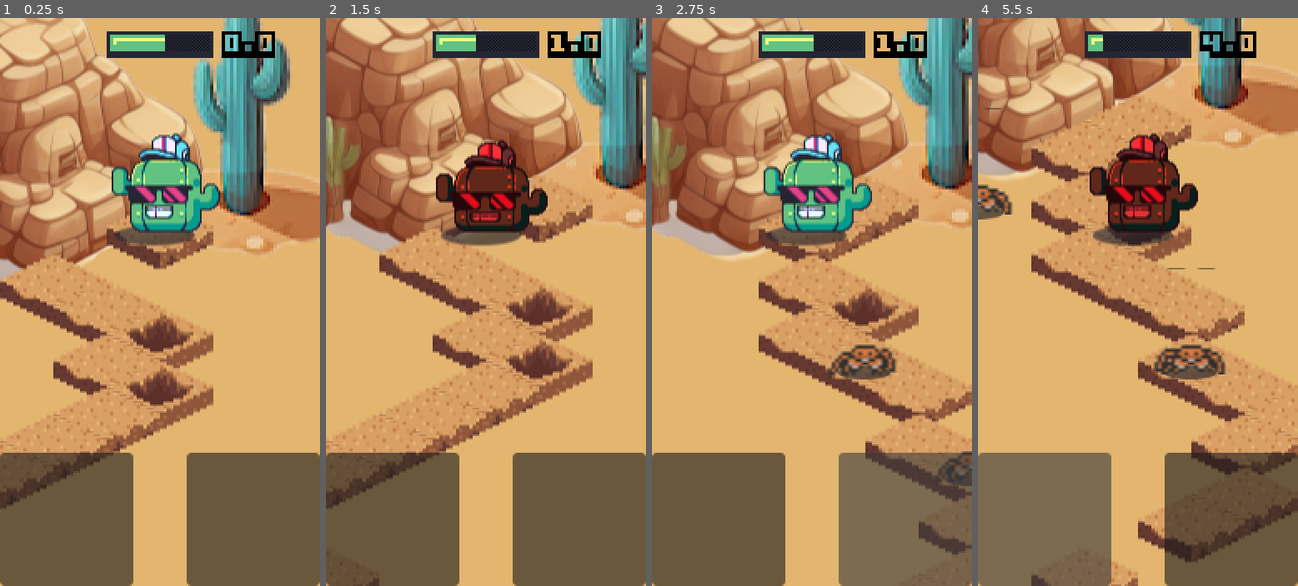
Above: before the commit, frames 1-4 (left to right).
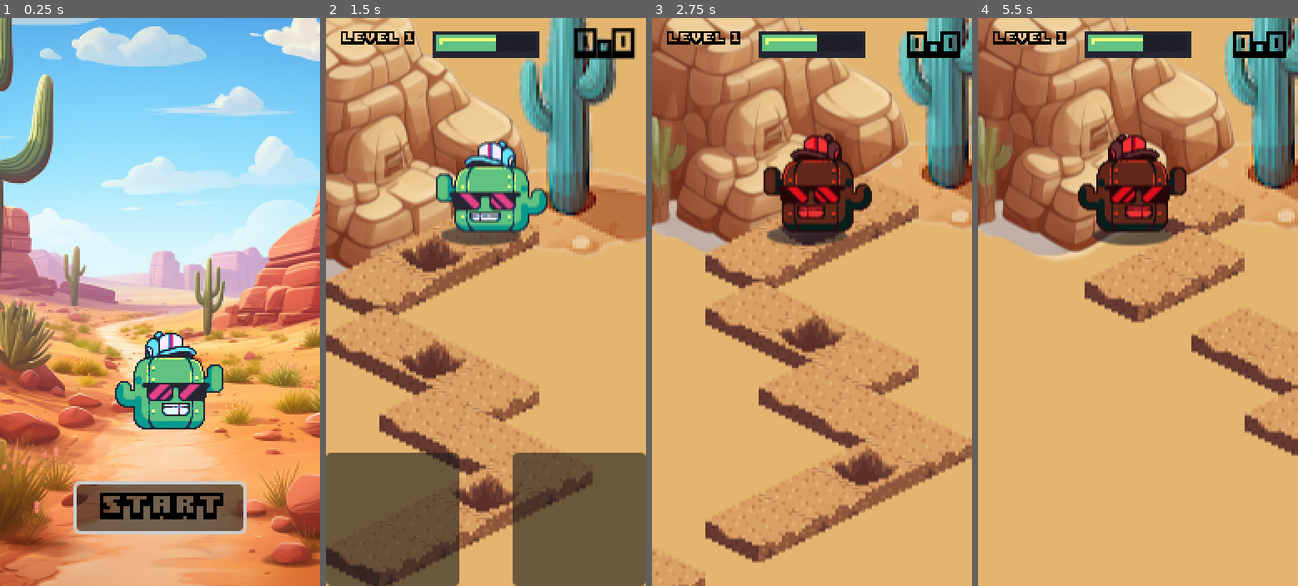
Above: after the commit, the same moments.

Repository: lzubiaur/godot-workshop
Game: Godot game, scene res://scenes/TitleScreen.tscn
Same seed, same stepped clock (60 frames per second), same inputs: the game is played once before the commit and once after it. Before the commit the project starts from res://scenes/Game.tscn.
Inputs (mouse positions are in pixels of both pictures, inside the frame that each line leads up to):
- Up to frame 1 (0.25 s): no input
- Up to frame 2 (1.5 s): click (578, 517) at 0.52 s; click (486, 506) at 1.25 s, where only the run after the commit has a clickable "START"
- Up to frame 3 (2.75 s): click (904, 517) at 2 s
- Up to frame 4 (5.5 s): click (1045, 517) at 2.77 s; click (1138, 302) at 3.5 s, where only the run after the commit has a clickable "SCORE 0 BEST 0 TAP TO RETRY"; click (1230, 517) at 4.25 s; click (1045, 517) at 5.02 s

The runs differ from the first frame. In frame 1, 94% of the frame differs, in the area x 0-100%, y 0-100%; in frame 2, 47%; in frame 3, 35%; in frame 4, 56%.

Commit message:
Improve scoring, level up and flow

Diff:
--- a/project.godot
+++ b/project.godot
@@ -15,7 +15,7 @@
 [application]
 
 config/name="Demo"
-run/main_scene="res://scenes/Game.tscn"
+run/main_scene="res://scenes/TitleScreen.tscn"
 config/features=PackedStringArray("4.6")
 boot_splash/bg_color=Color(0.12549, 0.145098, 0.192157, 1)
 config/icon="res://icon.png"
--- a/scenes/Game.tscn
+++ b/scenes/Game.tscn
@@ -80,4 +80,3 @@
 update_scale = false
 
 [connection signal="gameover" from="." to="Player" method="_on_gameover"]
-[connection signal="gameplay_timeout" from="HUD" to="." method="_on_HUD_gameplay_timeout"]
--- a/scenes/HUD.tscn
+++ b/scenes/HUD.tscn
@@ -5,6 +5,7 @@
 [ext_resource type="Texture2D" uid="uid://d1tiuohxvjnpk" path="res://assets/progress_bar_bg.png" id="5"]
 [ext_resource type="Texture2D" uid="uid://ckmfhet8ovwt0" path="res://assets/progress_bar_fg.png" id="6"]
 [ext_resource type="Script" uid="uid://c0qdua0pa05ma" path="res://scripts/HeadupDisplay.gd" id="7"]
+[ext_resource type="FontFile" uid="uid://cvc6dwq57b4k7" path="res://assets/fonts/BoxyBold_8px.fnt" id="8"]
 
 [node name="HUD" type="CanvasLayer" unique_id=61315016]
 script = ExtResource("7")
@@ -13,14 +14,24 @@
 anchors_preset = 1
 anchor_left = 1.0
 anchor_right = 1.0
-offset_left = -60.0
+offset_left = -68.0
 offset_top = 7.0
-offset_right = 10.0
+offset_right = -8.0
 offset_bottom = 30.0
 grow_horizontal = 0
 theme_override_fonts/font = ExtResource("1")
 text = "0"
+horizontal_alignment = 2
 script = ExtResource("4")
+
+[node name="LevelLabel" type="Label" parent="."]
+offset_left = 8.0
+offset_top = 7.0
+offset_right = 62.0
+offset_bottom = 18.0
+theme_override_fonts/font = ExtResource("8")
+theme_override_font_sizes/font_size = 8
+text = "LEVEL 1"
 
 [node name="TextureProgressBar" type="TextureProgressBar" parent="." unique_id=1506562699]
 anchors_preset = 5
@@ -65,7 +76,52 @@
 offset_right = 80.0
 grow_vertical = 0
 
-[connection signal="value_changed" from="TextureProgressBar" to="." method="_on_TextureProgress_value_changed"]
+[node name="LevelUpLabel" type="Label" parent="."]
+visible = false
+anchors_preset = 14
+anchor_top = 0.5
+anchor_right = 1.0
+anchor_bottom = 0.5
+offset_top = 40.0
+offset_bottom = 60.0
+grow_horizontal = 2
+grow_vertical = 2
+theme_override_fonts/font = ExtResource("1")
+text = "LEVEL 2"
+horizontal_alignment = 1
+vertical_alignment = 1
+
+[node name="LevelUpSound" type="AudioStreamPlayer" parent="."]
+
+[node name="GameOverPanel" type="Button" parent="."]
+visible = false
+anchors_preset = 8
+anchor_left = 0.5
+anchor_top = 0.5
+anchor_right = 0.5
+anchor_bottom = 0.5
+offset_left = -85.0
+offset_top = -50.0
+offset_right = 85.0
+offset_bottom = 50.0
+grow_horizontal = 2
+grow_vertical = 2
+focus_mode = 0
+
+[node name="GameOverLabel" type="Label" parent="GameOverPanel"]
+layout_mode = 1
+anchors_preset = 15
+anchor_right = 1.0
+anchor_bottom = 1.0
+grow_horizontal = 2
+grow_vertical = 2
+mouse_filter = 2
+theme_override_fonts/font = ExtResource("1")
+text = "TAP TO RETRY"
+horizontal_alignment = 1
+vertical_alignment = 1
+
+[connection signal="pressed" from="GameOverPanel" to="." method="_on_game_over_panel_pressed"]
 [connection signal="button_down" from="CanvasLayer/Control/Button" to="." method="_on_right_button_down"]
 [connection signal="button_up" from="CanvasLayer/Control/Button" to="." method="_on_right_button_up"]
 [connection signal="button_down" from="CanvasLayer/Control/Button2" to="." method="_on_button_left_down"]
--- a/scenes/TitleScreen.tscn
+++ b/scenes/TitleScreen.tscn
@@ -1,6 +1,7 @@
-[gd_scene load_steps=16 format=3 uid="uid://bfrwm0dvl3367"]
+[gd_scene load_steps=17 format=3 uid="uid://bfrwm0dvl3367"]
 
 [ext_resource type="Script" path="res://scripts/TitleScreen.gd" id="1_jmw2m"]
+[ext_resource type="FontFile" uid="uid://b0smndqf5vp3u" path="res://assets/fonts/BoxyBold_16px.fnt" id="15_font"]
 [ext_resource type="Texture2D" uid="uid://dd2pr0o46xamy" path="res://assets/title_screen_1.png" id="1_twc2f"]
 [ext_resource type="Texture2D" uid="uid://cbwltmg0b5ft" path="res://assets/idle/idle_01.png" id="3_7d7sw"]
 [ext_resource type="Texture2D" uid="uid://bp5g7r1hji1y6" path="res://assets/idle/idle_02.png" id="4_576qr"]
@@ -69,7 +70,7 @@
 
 [node name="BackgroundSprite" type="Sprite2D" parent="."]
 position = Vector2(96, 120)
-scale = Vector2(-0.2, 0.314286)
+scale = Vector2(0.314286, 0.314286)
 texture = ExtResource("1_twc2f")
 
 [node name="AnimatedSprite2D" type="AnimatedSprite2D" parent="."]
@@ -81,3 +82,13 @@
 
 [node name="AnimationPlayer" type="AnimationPlayer" parent="."]
 root_node = NodePath("../AnimatedSprite2D")
+
+[node name="StartButton" type="Button" parent="."]
+offset_left = 46.0
+offset_top = 280.0
+offset_right = 146.0
+offset_bottom = 308.0
+theme_override_fonts/font = ExtResource("15_font")
+text = "START"
+
+[connection signal="pressed" from="StartButton" to="." method="_on_start_button_pressed"]
--- a/scripts/Enemy.gd
+++ b/scripts/Enemy.gd
@@ -16,6 +16,7 @@
 @export var delay: float = 0.0				# Extra wait before the first hop, in seconds
 
 var tile: Vector2				# Tile currently occupied (grid coords)
+var autostart := true			# False: wait for start_patrol() (before the game starts)
 
 var _patrol: Array[Vector2] = []	# All the tiles between start and end
 var _index := 0						# Index of the current tile in _patrol
@@ -35,7 +36,12 @@
 	_step_timer = Timer.new()
 	_step_timer.timeout.connect(_hop)
 	add_child(_step_timer)
-	_step_timer.start(step_interval + delay)
+	if autostart:
+		start_patrol()
+
+func start_patrol():
+	if _step_timer.is_stopped():
+		_step_timer.start(step_interval + delay)
 
 func _build_patrol():
 	_patrol.clear()
--- a/scripts/Game.gd
+++ b/scripts/Game.gd
@@ -6,7 +6,7 @@
 
 signal gameover
 signal player_step
-signal level_up
+signal level_up(level: int)
 
 var tiles_gen = TilesGenerator.new()
 
@@ -14,8 +14,11 @@
 @onready var path = $Path2D
 @onready var path_follow = $Path2D/PathFollow2D
 @onready var tileMap = $GroundTileMap
-
+@onready var hud = $HUD
+
+var isStarted = false		# False until the first Jump or Dash: nothing moves before that
 var isGameover = false
+var canRetry = false		# True once the game over panel is shown
 var isInvicible = false
 
 var moving = false		# True while the player is in the air (from takeoff to landing)
@@ -28,6 +31,31 @@
 @export var crab_patrol_range := 2		# Tiles a crab can walk on each side of its spawn tile
 @export var crab_grace_time := 0.1		# Time to escape when a crab steps onto the player's tile
 
+# Timer: the game is over when it runs out. Each safe landing gives some time back
+@export_group("Timer")
+@export var max_time := 5.0				# Full timer bar, in seconds
+@export var start_time := 3.0			# Timer at the start of a run
+@export var time_bonus_easy := 0.5		# Time given back per landing at difficulty 0
+@export var time_bonus_hard := 0.4		# Time given back per landing at difficulty 1
+@export var time_drain_easy := 1.0		# Timer speed at difficulty 0 (1 = real time)
+@export var time_drain_hard := 1.1		# Timer speed at difficulty 1
+@export var level_up_time_bonus := 1.0	# Time given back on level up
+
+# Levels: the difficulty goes from 0 (level 1) to 1 (max_difficulty_level)
+@export_group("Levels")
+@export var tiles_per_level := 20
+@export var max_difficulty_level := 10
+@export var gap_chance_easy := 0.4		# Chance of a hole/empty tile after a ground tile
+@export var gap_chance_hard := 0.55
+@export var crab_chance_easy := 0.1		# Chance of a crab on each tile allowed by the spawn rules
+@export var crab_chance_hard := 0.35
+@export var crab_step_interval_easy := 0.6	# Time between two crab hops
+@export var crab_step_interval_hard := 0.4
+
+var time_left := 0.0
+var level := 1
+var difficulty := 0.0
+
 var player_tile := Vector2.ZERO			# Tile the player stands on (grid coords)
 var enemies = []
 var crab_grace_timer: Timer
@@ -39,6 +67,7 @@
 func _ready():
 	initialize_crab_grace_timer()
 	initialize_tiles_generator()
+	update_difficulty()
 	start_game()
 
 func initialize_crab_grace_timer():
@@ -54,9 +83,9 @@
 	tiles_gen.connect("spawn_enemy", Callable(self, "on_spawn_enemy"))
 
 func initialize_level_parameters():
-	global.gameplay.idle = global.MAX_IDLE_TIMEOUT * 0.6
 	global.score = 0
-	global.level = 0
+	level = 1
+	time_left = start_time
 
 func start_game():
 	isGameover = false
@@ -64,6 +93,14 @@
 	tiles_gen.pop() # skip the start position cell
 	get_tree().paused = false
 	set_player_look_at(tiles_gen.front())
+
+# Called on the first Jump or Dash: start the timer and the crabs
+func begin_play():
+	isStarted = true
+	for enemy in enemies:
+		enemy.autostart = true
+		if enemy.is_inside_tree():
+			enemy.start_patrol()
 
 func on_new_tile(position: Vector2, tileType):
 	tileMap.call_deferred('set_cell', 0, position, 0, tile_type_to_atlas_coords(tileType))
@@ -94,6 +131,8 @@
 	enemy.z_index = 10
 	enemy.start = position - Vector2(crab_patrol_range, 0)
 	enemy.end = position + Vector2(crab_patrol_range, 0)
+	enemy.step_interval = lerp(crab_step_interval_easy, crab_step_interval_hard, difficulty)
+	enemy.autostart = isStarted
 	enemy.tile_entered.connect(_on_enemy_tile_entered)
 	enemies.append(enemy)
 	tileMap.call_deferred('add_child', enemy)
@@ -117,12 +156,32 @@
 	if not moving and is_enemy_on_tile(player_tile):
 		game_over()
 
-func _process(_delta):
+func _process(delta):
 	if isGameover:
+		# Keyboard retry (touch/mouse uses the game over panel)
+		if canRetry and (Input.is_action_just_pressed('Jump') or Input.is_action_just_pressed('Dash')):
+			retry()
 		return
+
+	if isStarted:
+		update_timer(delta)
+		if isGameover:
+			return
+
 	var steps = process_inputs()
 	if steps.size() > 0:
+		if not isStarted:
+			begin_play()
 		start_moving_player_along_path(steps)
+
+func update_timer(delta):
+	var drain = lerp(time_drain_easy, time_drain_hard, difficulty)
+	time_left = max(time_left - delta * drain, 0.0)
+	if time_left <= 0.0:
+		game_over()
+
+func add_time(time):
+	time_left = min(time_left + time, max_time)
 
 func process_inputs() -> Array:
 	var steps = []
@@ -133,14 +192,12 @@
 		if moving:
 			cached_inputs.jump = true
 			return steps
-		acknowledge_step(1)
 		steps.append(tiles_gen.pop())
 
 	elif Input.is_action_just_pressed('Dash') or cached_inputs.dash:
 		if moving:
 			cached_inputs.dash = true
 			return steps
-		acknowledge_step(2)
 		steps.append(tiles_gen.pop())
 		steps.append(tiles_gen.pop())
 
@@ -170,7 +227,7 @@
 		.set_ease(Tween.EASE_IN_OUT)
 
 	# Tweeners run in sequence: the callback fires as soon as the move ends
-	tween.tween_callback(_on_moving_along_path_finished.bind(steps.back()))
+	tween.tween_callback(_on_moving_along_path_finished.bind(steps.back(), steps.size()))
 
 	set_player_look_at(steps.back())
 	player.jump()
@@ -190,7 +247,7 @@
 	if tile == tiles_gen.TileType.Empty or tile == tiles_gen.TileType.Hole:
 		game_over()
 
-func _on_moving_along_path_finished(destination):
+func _on_moving_along_path_finished(destination, step_count):
 	moving = false
 	player_tile = destination
 	set_player_look_at(tiles_gen.front())
@@ -198,18 +255,38 @@
 	# Landing on a crab (or on a tile a crab is hopping onto) is game over
 	if is_enemy_on_tile(destination):
 		game_over()
+	# Only a safe landing scores
+	if not isGameover:
+		acknowledge_step(step_count)
 
 func acknowledge_step(step_count):
 	global.score += step_count
+	add_time(lerp(time_bonus_easy, time_bonus_hard, difficulty))
 	emit_signal("player_step", step_count)
-
-	if global.score % 20 == 0:
-		global.level += 1
-		emit_signal('level_up')
+	check_level_up()
 
 	if global.high < global.score:
 		# New high score
 		global.high = global.score
+
+# Level N + 1 starts once the score reaches N * tiles_per_level.
+# Comparing with >= (instead of score % 20 == 0) means a dash (+2) can't skip a level
+func check_level_up():
+	while global.score >= level * tiles_per_level:
+		level += 1
+		update_difficulty()
+		add_time(level_up_time_bonus)
+		level_up.emit(level)
+
+# Difficulty goes from 0 at level 1 to 1 at max_difficulty_level
+func update_difficulty():
+	difficulty = clamp(float(level - 1) / (max_difficulty_level - 1), 0.0, 1.0)
+	# Only affects the tiles generated from now on (about 20 tiles ahead)
+	tiles_gen.gap_chance = lerp(gap_chance_easy, gap_chance_hard, difficulty)
+	tiles_gen.enemy_chance = lerp(crab_chance_easy, crab_chance_hard, difficulty)
+
+func retry():
+	respawn()
 
 func respawn():
 	# The Curve2D is a sub-resource of Game.tscn and is shared with the
@@ -221,14 +298,14 @@
 	if isGameover or isInvicible:
 		return
 	isGameover = true
+	crab_grace_timer.stop()
 	# Freeze the crabs so the player can see what happened
 	for enemy in enemies:
 		if enemy.is_inside_tree():
 			enemy.freeze()
+	global.save_high_score()
 	emit_signal("gameover")
-	# delay the scene respawn for 1 second
+	# Wait a moment before showing the game over panel
 	await get_tree().create_timer(1.0).timeout
-	respawn()
-
-func _on_HUD_gameplay_timeout():
-	game_over()
+	canRetry = true
+	hud.show_game_over(global.score, global.high)
--- a/scripts/Global.gd
+++ b/scripts/Global.gd
@@ -4,32 +4,24 @@
 
 extends Node
 
+const SAVE_PATH = "user://save.cfg"
+
 # Current scene
 var current_scene = null
 
-# Player state
+# Player state (kept here because the Game scene is reloaded on retry)
 var gold = 0
 var score = 0
-var level = 0
 var high = 0
 var total = 0
 
-# Game settings
+# Game settings
 var settings = {
 	sound_on = true,
 	music_on = true
 }
 
 const STEP_DURATION = 0.3	# Time to animate a full jump/dash
-const MAX_IDLE_TIMEOUT = 5
-
-# Gameplay parameters
-var gameplay = {
-	idle = MAX_IDLE_TIMEOUT,	# Max idle timeout in seconds before gameover
-	extra_time = 0.4,			# Extra time allowed on each successful step
-	min_extra_time = 0.3,		# Should be the same that (or close to) Global.STEP_DURATION
-	difficulty = 0				# difficulty ratio (0 = easy, 1 = hard)
-}
 
 func get_game():
 	return $"/root/Game"
@@ -37,3 +29,15 @@
 func _ready():
 	var root = get_tree().get_root()
 	current_scene = root.get_child(root.get_child_count() -1)
+	load_high_score()
+
+func load_high_score():
+	var config = ConfigFile.new()
+	if config.load(SAVE_PATH) == OK:
+		high = config.get_value("scores", "high", 0)
+
+func save_high_score():
+	var config = ConfigFile.new()
+	config.load(SAVE_PATH)	# Keep any other saved values
+	config.set_value("scores", "high", high)
+	config.save(SAVE_PATH)
--- a/scripts/HeadupDisplay.gd
+++ b/scripts/HeadupDisplay.gd
@@ -1,39 +1,58 @@
 # HeadupDisplay.gd
-# Gameplay timeout and extra time is handle here for convenience
+# Displays the game state: level, remaining time, level-up popup and game over panel.
+# It only displays things: the game rules (timer, levels...) live in Game.gd
 extends CanvasLayer
 
-signal gameplay_timeout
+@onready var game = global.get_game()
+@onready var time_bar = $TextureProgressBar
+@onready var level_label = $LevelLabel
+@onready var level_up_label = $LevelUpLabel
+@onready var level_up_sound = $LevelUpSound
+@onready var game_over_panel = $GameOverPanel
+@onready var touch_controls = $CanvasLayer
 
-@onready var tween
-@onready var idle = global.gameplay.idle
-@onready var extra_time = global.gameplay.extra_time
-@onready var min_extra_time = global.gameplay.min_extra_time
+var level_up_tween: Tween
 
 func _ready():
-	global.get_game().connect("gameover", Callable(self, "_on_gameover"))
-	global.get_game().connect("player_step", Callable(self, "_on_player_step"))
-	set_timeout(global.gameplay.idle)
+	game.gameover.connect(_on_gameover)
+	game.level_up.connect(_on_level_up)
+	level_up_label.hide()
+	game_over_panel.hide()
+	update_level_label(game.level)
 
-func set_timeout(time):
-	if tween:
-		tween.kill()
-	tween = create_tween().set_trans(Tween.TRANS_LINEAR).set_ease(Tween.EASE_IN_OUT)
-	tween.tween_property($TextureProgressBar, "value", 0, time).from((time / global.MAX_IDLE_TIMEOUT) * 100)
+func _process(_delta):
+	time_bar.value = game.time_left / game.max_time * 100.0
 
-func get_remaining_time():
-	return global.MAX_IDLE_TIMEOUT * ($TextureProgressBar.value / 100)
+func update_level_label(level):
+	level_label.text = "LEVEL %d" % level
 
-func add_extra_time(time):
-	var new_timeout = min(get_remaining_time() + time, global.MAX_IDLE_TIMEOUT)
-	set_timeout(new_timeout)
+func _on_level_up(level):
+	update_level_label(level)
 
-func _on_player_step(_step_count):
-	var new_extra_time = extra_time + ((extra_time - min_extra_time) * (1 - global.gameplay.difficulty))
-	add_extra_time(new_extra_time)
+	# Show "LEVEL X" in the middle of the screen, then fade it out
+	level_up_label.text = "LEVEL %d" % level
+	level_up_label.modulate.a = 1.0
+	level_up_label.show()
+	if level_up_tween:
+		level_up_tween.kill()
+	level_up_tween = create_tween()
+	level_up_tween.tween_interval(0.6)
+	level_up_tween.tween_property(level_up_label, "modulate:a", 0.0, 0.4)
+	level_up_tween.tween_callback(level_up_label.hide)
 
-func _on_TextureProgress_value_changed(value):
-	if value <= 0:
-		emit_signal("gameplay_timeout")
+	# No sound asset yet: set the stream of LevelUpSound in HUD.tscn
+	if level_up_sound.stream:
+		level_up_sound.play()
+
+func _on_gameover():
+	touch_controls.hide()
+
+func show_game_over(score, best):
+	$GameOverPanel/GameOverLabel.text = "SCORE %d\nBEST %d\n\nTAP TO RETRY" % [score, best]
+	game_over_panel.show()
+
+func _on_game_over_panel_pressed() -> void:
+	game.retry()
 
 func _on_right_button_down() -> void:
 	Input.action_press("Jump")
--- a/scripts/ScoreLabel.gd
+++ b/scripts/ScoreLabel.gd
@@ -11,6 +11,8 @@
 	bounce()
 
 func bounce():
+	# Scale from the right edge, where the right-aligned text is
+	pivot_offset = Vector2(size.x, size.y / 2.0)
 	var tween = create_tween()
 	tween.tween_property(self, "scale", Vector2(1.3, 1.3), 0.1)
 	tween.tween_property(self, "scale", Vector2(1.0, 1.0), 0.15)
--- a/scripts/TilesGenerator.gd
+++ b/scripts/TilesGenerator.gd
@@ -28,8 +28,11 @@
 	if tileType != TileType.Empty:
 		emit_signal("new_tile", position, tileType)
 
+# Chances set by the Game from the difficulty (0 to 1)
+var gap_chance = 0.4		# Chance that a tile after a ground tile is a gap (hole or empty)
+var enemy_chance = 0.1		# Chance of a crab on each tile that passes the spawn rules
+
 # Crab spawn rules
-const ENEMY_SPAWN_ODDS = 0.3		# roll_dice() odds: 0.9 = 10% chance on each valid tile
 const SAFE_START_TILES = 5			# No crab on the first tiles of the run
 const MIN_ENEMY_SPACING = 4			# Minimum number of tiles between two crabs
 
@@ -45,12 +48,12 @@
 		and nextType == TileType.Ground
 
 func spawn_new_enemy(position, progress, prevType, tileType, nextType):
-	if can_spawn_enemy(progress, prevType, tileType, nextType) and roll_dice(ENEMY_SPAWN_ODDS):
+	if can_spawn_enemy(progress, prevType, tileType, nextType) and randf() < enemy_chance:
 		last_enemy_progress = progress
 		emit_signal("spawn_enemy", position)
 
 func generate_next_tile_type(_pos, prevType):
-	if prevType != TileType.Hole and prevType != TileType.Empty and roll_dice(0.6):
+	if prevType != TileType.Hole and prevType != TileType.Empty and randf() < gap_chance:
 		return choose(0.7, TileType.Hole, TileType.Empty)
 	else:
 		return TileType.Ground
--- a/scripts/TitleScreen.gd
+++ b/scripts/TitleScreen.gd
@@ -1,11 +1,8 @@
 extends Node2D
 
-@onready var background = $BackgroundSprite
+func _ready():
+	# Lets Enter/Space press the button on desktop
+	$StartButton.grab_focus()
 
-func _ready():
-	# background.scale = Vector2(0.5, 0.5)
-	pass
-
-# Called every frame. 'delta' is the elapsed time since the previous frame.
-func _process(delta):
-	pass
+func _on_start_button_pressed():
+	get_tree().change_scene_to_file("res://scenes/Game.tscn")
